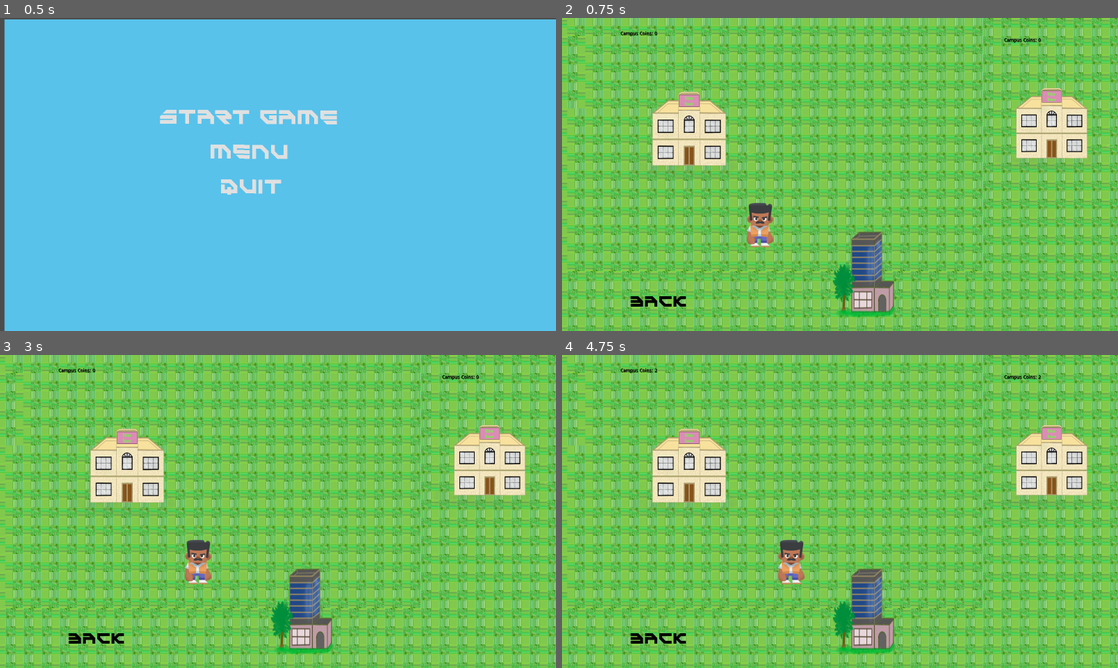
Above: before the commit, frames 1-4 (two rows, left to right).
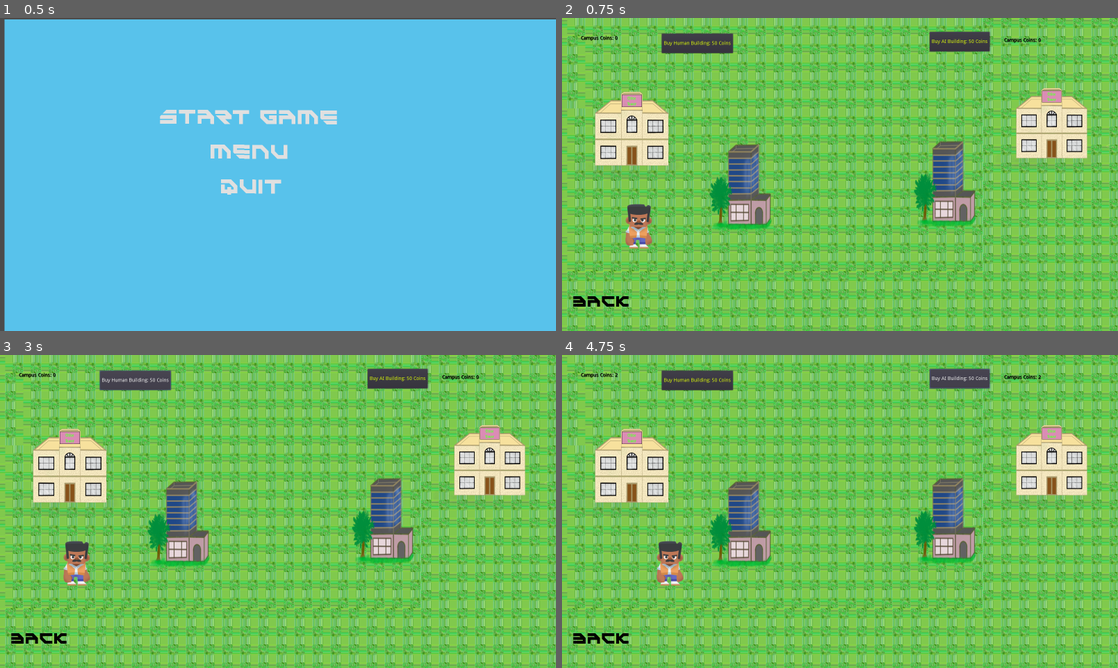
Above: after the commit, the same moments.

Repository: xLegoshiWolfx/Campus_Clash_Protoytpe
Game: Godot game, scene res://Scene/Main_Menu.tscn
Same seed, same stepped clock (60 frames per second), same inputs: the game is played once before the commit and once after it.
Inputs (mouse positions are in pixels of both pictures, inside the frame that each line leads up to):
- Up to frame 1 (0.5 s): no input
- Up to frame 2 (0.75 s): click "Start Game" at 0.5 s
- Up to frame 3 (3 s): click "Back" at 1.25 s; click "Start Game" at 2 s; click (133, 380) at 2.75 s, where only the run after the commit has a clickable "Buy Human Building: 50 Coins"
- Up to frame 4 (4.75 s): click (962, 380) at 3.5 s, where only the run after the commit has a clickable "Buy AI Building: 50 Coins"; tap Enter at 4.25 s; hold Right (move_right) from 4.28 s (still down)

Frame 1 is identical in both runs. In frame 2, 14% of the frame differs, in the area x 2-77%, y 4-96%; in frame 3, 14%; in frame 4, 14%.

Commit message:
Moved buildings and created buttons

Diff:
--- /dev/null
+++ b/Scene/AI Building.gd
@@ -0,0 +1,16 @@
+extends KinematicBody2D
+
+
+# Declare member variables here. Examples:
+# var a = 2
+# var b = "text"
+
+
+# Called when the node enters the scene tree for the first time.
+func _ready():
+	pass # Replace with function body.
+
+
+# Called every frame. 'delta' is the elapsed time since the previous frame.
+#func _process(delta):
+#	pass
--- /dev/null
+++ b/Scene/AIBuildingButton.gd
@@ -0,0 +1,16 @@
+extends Button
+
+
+# Declare member variables here. Examples:
+# var a = 2
+# var b = "text"
+
+
+# Called when the node enters the scene tree for the first time.
+func _ready():
+	pass # Replace with function body.
+
+
+# Called every frame. 'delta' is the elapsed time since the previous frame.
+#func _process(delta):
+#	pass
--- /dev/null
+++ b/Scene/Birta Building.gd
@@ -0,0 +1,16 @@
+extends KinematicBody2D
+
+
+# Declare member variables here. Examples:
+# var a = 2
+# var b = "text"
+
+
+# Called when the node enters the scene tree for the first time.
+func _ready():
+	pass # Replace with function body.
+
+
+# Called every frame. 'delta' is the elapsed time since the previous frame.
+#func _process(delta):
+#	pass
--- /dev/null
+++ b/Scene/Human Building.gd
@@ -0,0 +1,15 @@
+extends KinematicBody2D
+
+
+# Declare member variables here. Examples:
+
+
+
+# Called when the node enters the scene tree for the first time.
+func _ready():
+	pass # Replace with function body.
+
+
+# Called every frame. 'delta' is the elapsed time since the previous frame.
+#func _process(delta):
+#	pass
--- /dev/null
+++ b/Scene/HumanBuildingButton.gd
@@ -0,0 +1,16 @@
+extends Button
+
+
+# Declare member variables here. Examples:
+# var a = 2
+# var b = "text"
+
+
+# Called when the node enters the scene tree for the first time.
+func _ready():
+	pass # Replace with function body.
+
+
+# Called every frame. 'delta' is the elapsed time since the previous frame.
+#func _process(delta):
+#	pass
--- a/Scene/Main_Game.tscn
+++ b/Scene/Main_Game.tscn
@@ -1,7 +1,7 @@
-[gd_scene load_steps=15 format=2]
+[gd_scene load_steps=19 format=2]
 
 [ext_resource path="res://Tile Map/Tile_map_texture.tres" type="TileSet" id=1]
-[ext_resource path="res://PNG/Tile.png" type="Texture" id=2]
+[ext_resource path="res://Scene/AI Building.gd" type="Script" id=2]
 [ext_resource path="res://PNG/Character_idle.png" type="Texture" id=3]
 [ext_resource path="res://PNG/Chloe_Tower.png" type="Texture" id=4]
 [ext_resource path="res://Scene/Human Timer Scene.gd" type="Script" id=5]
@@ -10,6 +10,10 @@
 [ext_resource path="res://Scene/Player_1.gd" type="Script" id=8]
 [ext_resource path="res://Scene/AI Timer Label.gd" type="Script" id=9]
 [ext_resource path="res://PNG/Birta_Building.png" type="Texture" id=10]
+[ext_resource path="res://Scene/Birta Building.gd" type="Script" id=11]
+[ext_resource path="res://Scene/Human Building.gd" type="Script" id=12]
+[ext_resource path="res://Scene/AIBuildingButton.gd" type="Script" id=13]
+[ext_resource path="res://Scene/HumanBuildingButton.gd" type="Script" id=14]
 
 [sub_resource type="RectangleShape2D" id=1]
 extents = Vector2( 1349.06, 1688.78 )
@@ -34,8 +38,9 @@
 tile_data = PoolIntArray( -2, 0, 0, -1, 1610612736, 0, -65536, 1610612736, 0, -65535, 1610612736, 0, -65534, 1610612736 …(13895 unchanged characters)…
 
 [node name="Human Building" type="KinematicBody2D" parent="."]
-position = Vector2( 293.111, 258.042 )
+position = Vector2( 128.111, 258.042 )
 scale = Vector2( 0.118008, 0.155884 )
+script = ExtResource( 12 )
 __meta__ = {
 "_edit_group_": true,
 "_editor_description_": ""
@@ -54,6 +59,7 @@
 [node name="AI Building" type="KinematicBody2D" parent="."]
 position = Vector2( 1179.89, 387.556 )
 scale = Vector2( 0.118, 0.156 )
+script = ExtResource( 2 )
 __meta__ = {
 "_edit_group_": true
 }
@@ -72,10 +78,10 @@
 script = ExtResource( 5 )
 
 [node name="Human Timer Label" type="Label" parent="Currency"]
-margin_left = 100.757
-margin_top = -13.5858
-margin_right = 224.757
-margin_bottom = 39.4142
+margin_left = -12.5708
+margin_top = -1.1132
+margin_right = 111.429
+margin_bottom = 51.8868
 custom_colors/font_color = Color( 0, 0, 0, 1 )
 custom_colors/font_outline_modulate = Color( 0, 0, 0, 1 )
 custom_colors/font_color_shadow = Color( 0, 0, 0, 1 )
@@ -101,11 +107,35 @@
 
 [node name="AI Timer Node" type="Timer" parent="Currency"]
 
+[node name="HumanBuildingButton" type="Button" parent="Currency"]
+margin_left = 219.999
+margin_top = -7.05484
+margin_right = 424.999
+margin_bottom = 48.9452
+custom_colors/font_color = Color( 0.854902, 0.968627, 0.0392157, 1 )
+text = "Buy Human Building: 50 Coins"
+script = ExtResource( 14 )
+__meta__ = {
+"_edit_use_anchors_": false
+}
+
+[node name="AIBuildingButton" type="Button" parent="Currency"]
+margin_left = 990.81
+margin_top = -12.4002
+margin_right = 1163.81
+margin_bottom = 43.5998
+custom_colors/font_color = Color( 0.854902, 0.968627, 0.0392157, 1 )
+text = "Buy AI Building: 50 Coins"
+script = ExtResource( 13 )
+__meta__ = {
+"_edit_use_anchors_": false
+}
+
 [node name="Human Player" type="Node2D" parent="."]
 position = Vector2( 27.961, 73.5786 )
 
 [node name="Player_1" type="KinematicBody2D" parent="Human Player"]
-position = Vector2( 127.865, 46.3513 )
+position = Vector2( -221.367, 49.9149 )
 script = ExtResource( 8 )
 __meta__ = {
 "_edit_group_": true
@@ -120,10 +150,10 @@
 position = Vector2( 351.632, 423.205 )
 shape = SubResource( 2 )
 
-[node name="Button" type="Button" parent="Human Player"]
-margin_left = 96.326
+[node name="BackButton" type="Button" parent="Human Player"]
+margin_left = -68.674
 margin_top = 662.22
-margin_right = 229.325
+margin_right = 64.325
 margin_bottom = 707.221
 custom_fonts/font = SubResource( 3 )
 custom_colors/font_color = Color( 0, 0, 0, 1 )
@@ -133,17 +163,10 @@
 "_edit_use_anchors_": false
 }
 
-[node name="Collusion Test" type="StaticBody2D" parent="Human Player"]
-position = Vector2( 347.019, 257.975 )
-
-[node name="Sprite" type="Sprite" parent="Human Player/Collusion Test"]
-position = Vector2( -588.642, 101.082 )
-scale = Vector2( 0.0634007, 0.0663025 )
-texture = ExtResource( 2 )
-
 [node name="Birta Building" type="KinematicBody2D" parent="."]
-position = Vector2( 1067.89, 686.556 )
+position = Vector2( 713.312, 435.323 )
 scale = Vector2( 0.118, 0.156 )
+script = ExtResource( 11 )
 __meta__ = {
 "_edit_group_": true
 }
@@ -157,6 +180,23 @@
 scale = Vector2( 5.83051, 7.08928 )
 texture = ExtResource( 10 )
 
+[node name="Birta Building2" type="KinematicBody2D" parent="."]
+position = Vector2( 1301.31, 426.414 )
+scale = Vector2( 0.118, 0.156 )
+script = ExtResource( 11 )
+__meta__ = {
+"_edit_group_": true
+}
+
+[node name="BirtaCollision" type="CollisionShape2D" parent="Birta Building2"]
+position = Vector2( -2286.64, -61.5903 )
+shape = SubResource( 4 )
+
+[node name="BirtaSprite" type="Sprite" parent="Birta Building2"]
+position = Vector2( -1449.15, 903.846 )
+scale = Vector2( 5.83051, 7.08928 )
+texture = ExtResource( 10 )
+
 [connection signal="timeout" from="Currency/Human Timer Node" to="Currency" method="_on_Human_Timer_Node_timeout"]
 [connection signal="timeout" from="Currency/AI Timer Node" to="Currency" method="_on_AI_Timer_Node_timeout"]
-[connection signal="pressed" from="Human Player/Button" to="Human Player/Player_1" method="_on_Button_pressed"]
+[connection signal="pressed" from="Human Player/BackButton" to="Human Player/Player_1" method="_on_Button_pressed"]
